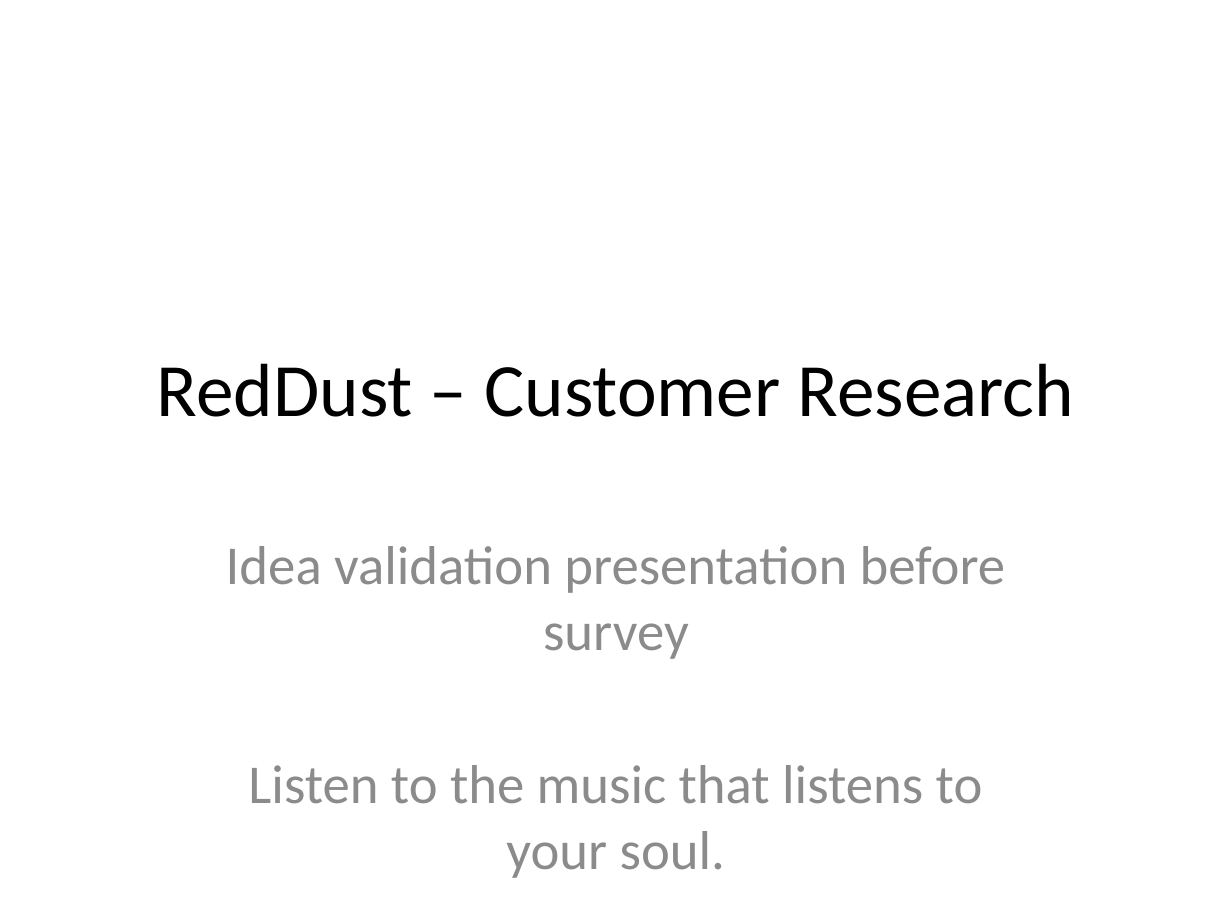
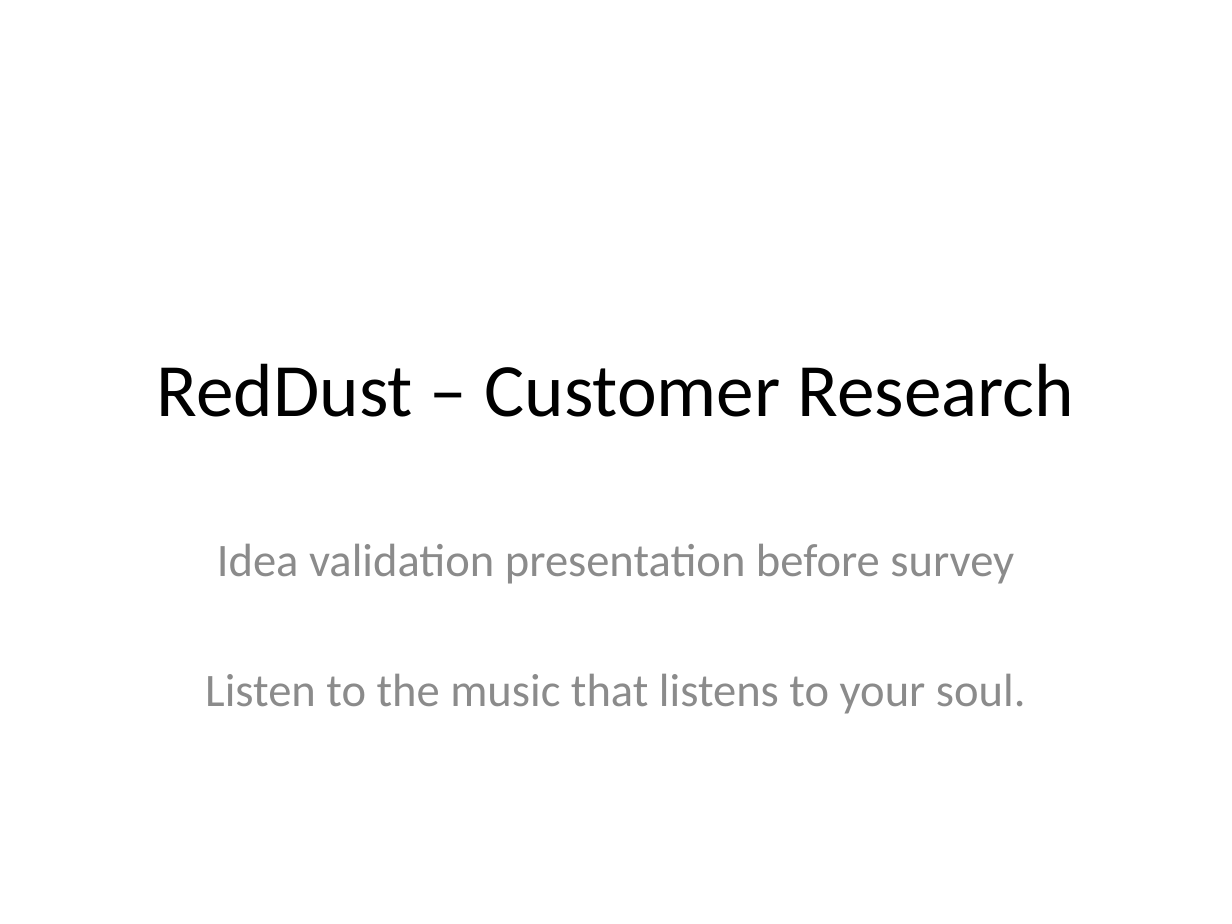
Before and after one commit to anodiamadmin/RedDust, a slide deck: slide 1 of ProductDesign/CustomerResearchIntroductionPresentation.pptx. Drawn at 1232x924 pixels with LibreOffice and Linux fonts; fonts in the diff are those of the drawing. Boxes give left, top, right and bottom in pixels: in the first picture for what was removed or moved away, otherwise in the second. Text is boxed around its words. In the diff, an @@ line names an element or a change of style, - is before the commit and + after.

```diff
--- a/ProductDesign/CustomerResearchIntroductionPresentation.pptx
+++ b/ProductDesign/CustomerResearchIntroductionPresentation.pptx
@@ subtitle "Idea validation presentation before survey" at (205, 543, 1026, 714): size 32 to 27.2 pt @@
```
Also in this commit, not shown: 5 slides added, 3 other files.
